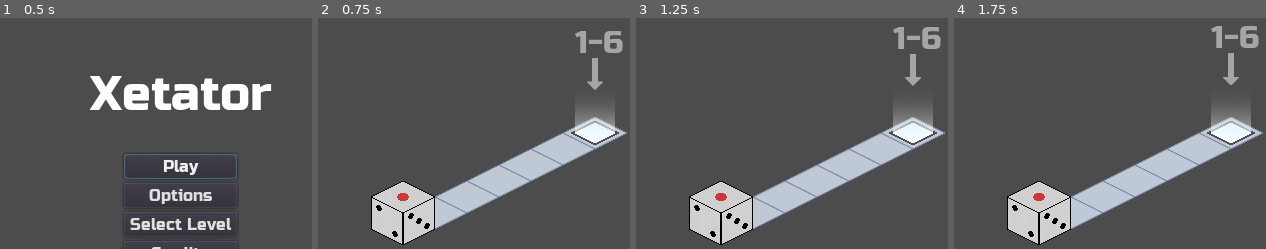
Above: before the commit, frames 1-4 (left to right).
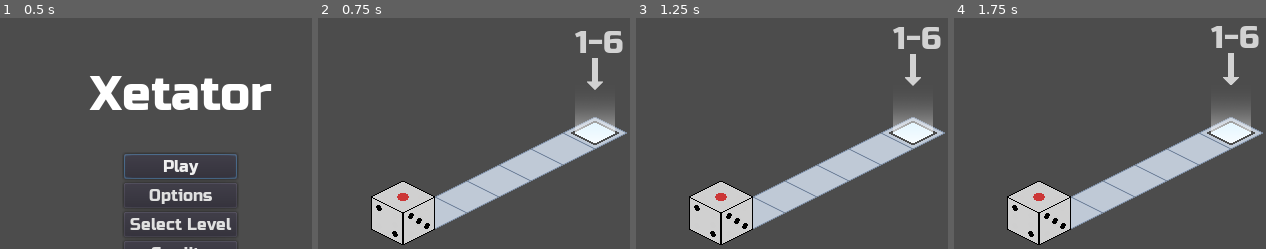
Above: after the commit, the same moments.

Repository: kdreese/gmtk-2022
Game: Godot game, scene res://src/states/Menu.tscn
The game is run twice, just before and just after one commit, with the same random seed, the same clock (stepped at 60 frames per second) and the same inputs.
Inputs:
- Up to frame 1 (0.5 s): no input
- Up to frame 2 (0.75 s): click "Play" at 0.5 s
- Up to frame 3 (1.25 s): no input
- Up to frame 4 (1.75 s): hold D (move_right) from 1.28 s (still down)
The pictures show only the part of the screen within x 21-71%, y 14-64%; the shares and areas given below are measured in that part.

Frame 1 is identical in both runs. In frame 2, 1.0% of the frame differs, in the area x 82-98%, y 5-32%; in frame 3, 1.0%; in frame 4, 1.0%.

Commit message:
Fixed transparency

Diff:
--- a/src/objects/Indicator.tscn
+++ b/src/objects/Indicator.tscn
@@ -20,7 +20,7 @@
 size_flags_horizontal = 4
 
 [node name="Label" type="Label" parent="CenterContainer"]
-modulate = Color( 1, 1, 1, 0.501961 )
+modulate = Color( 1, 1, 1, 0.752941 )
 margin_left = 20.0
 margin_top = 1.0
 margin_right = 20.0
@@ -29,7 +29,7 @@
 align = 1
 
 [node name="Sprite" type="Sprite" parent="."]
-modulate = Color( 1, 1, 1, 0.498039 )
+modulate = Color( 1, 1, 1, 0.752941 )
 position = Vector2( 0, 32 )
 scale = Vector2( 0.5, 0.5 )
 texture = ExtResource( 1 )
